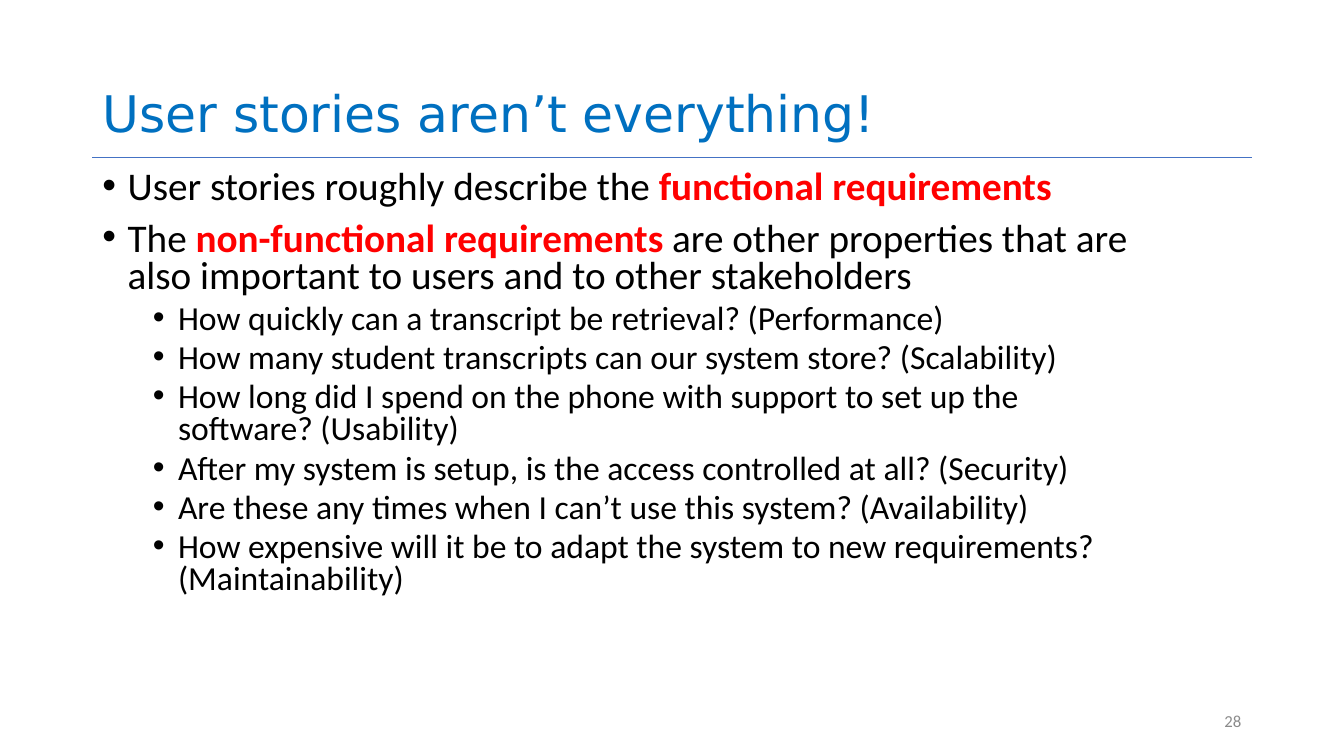
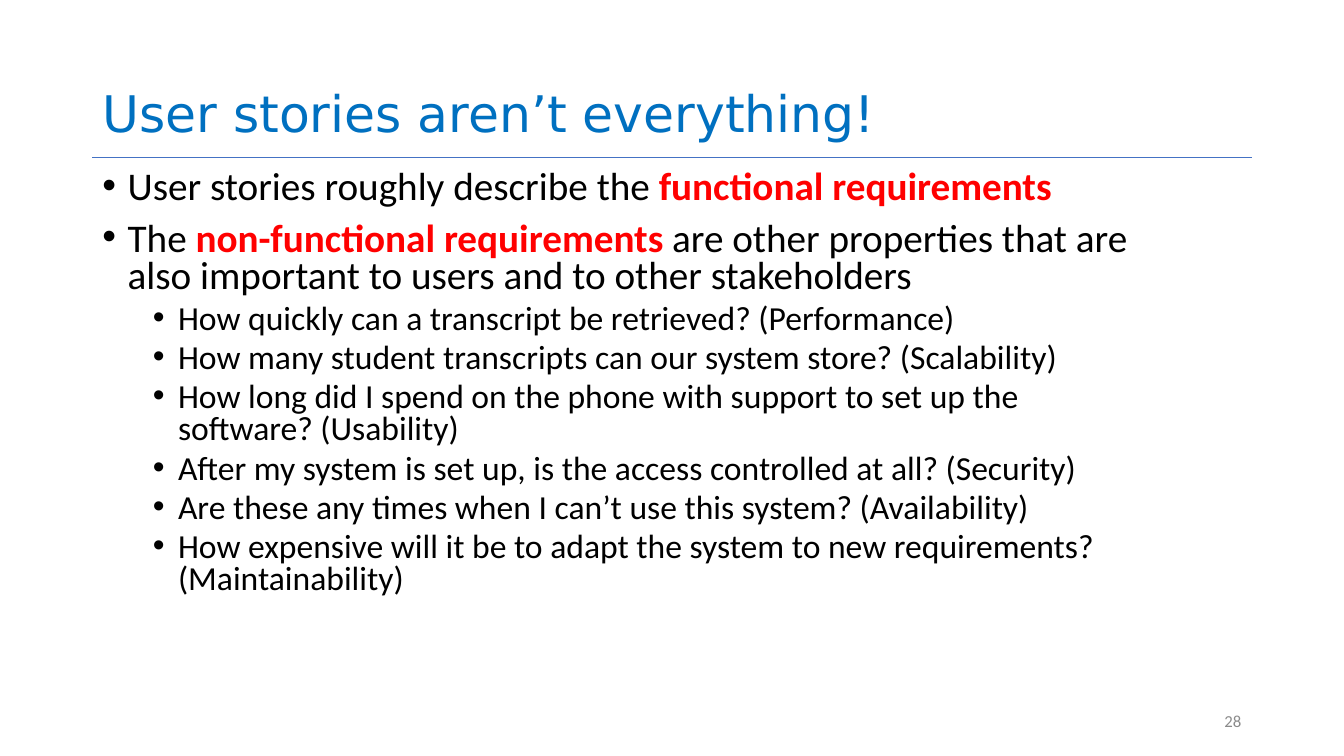
Before and after one commit to Preshit13/CS4530-Fall-2026, a slide deck: slide 28 of Slides/Module 01.2 User Stories.pptx. Drawn at 1344x756 pixels with LibreOffice and Linux fonts; fonts in the diff are those of the drawing. Boxes give left, top, right and bottom in pixels: in the first picture for what was removed or moved away, otherwise in the second. Text is boxed around its words. In the diff, an @@ line names an element or a change of style, - is before the commit and + after.

Commit message:
fixed typos on slide 28

```diff
--- a/Slides/Module 01.2 User Stories.pptx
+++ b/Slides/Module 01.2 User Stories.pptx
@@ text at (x1=178, y1=305, x2=954, y2=336): text changed @@
-  • How quickly can a transcript be retrieval? (Performance)
+  • How quickly can a transcript be retrieved? (Performance)
@@ text at (x1=178, y1=455, x2=1076, y2=486): spaces changed @@
-  • After my system is setup, is the access controlled at all? (Security)
+  • After my system is set up, is the access controlled at all? (Security)
```
Also in this commit, not shown: 1 other file.
